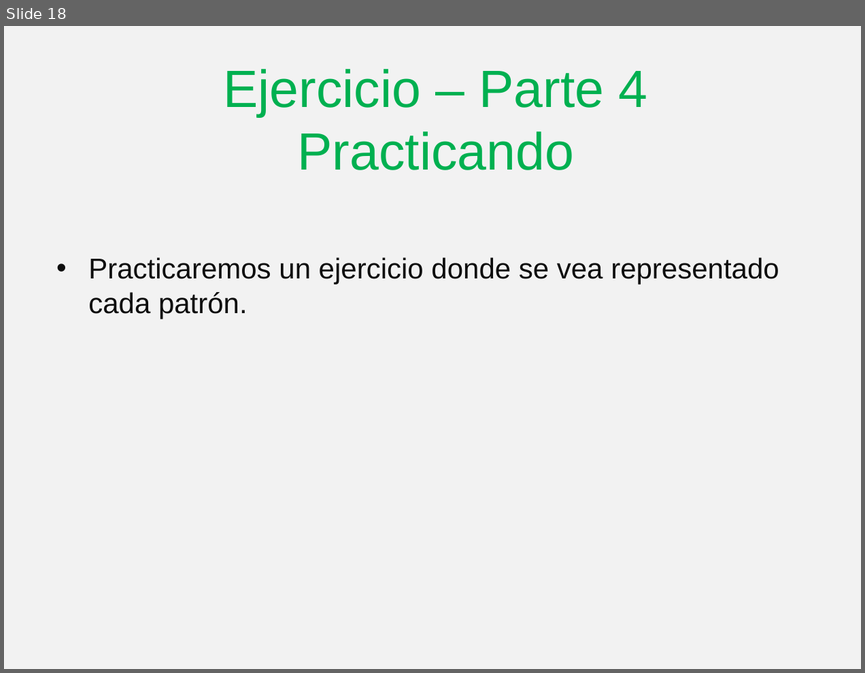
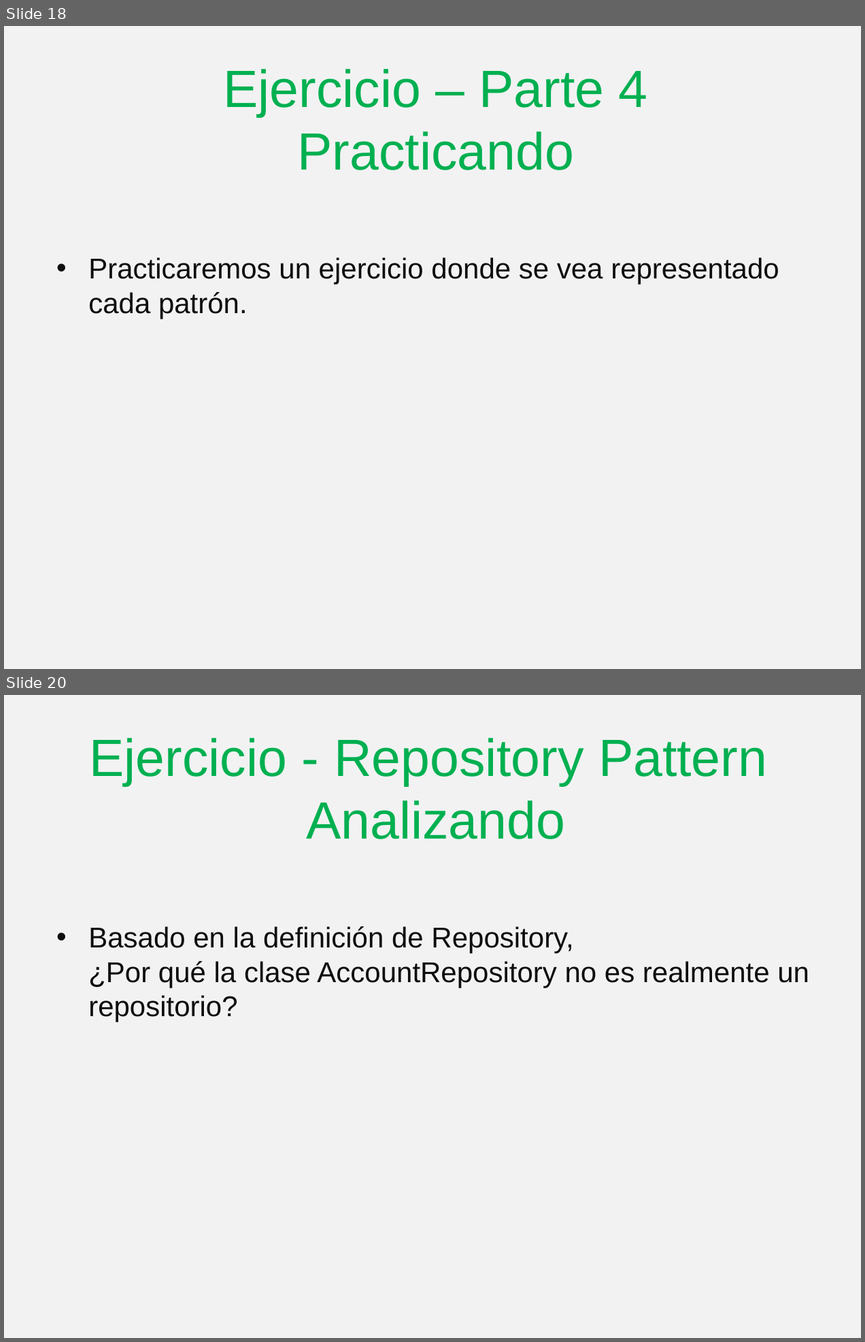
Before and after one commit to angelnunezsalazar/Design-Patterns, a slide deck: Diapositivas/Design Patterns.pptx. Shown one above the other, each under a label of ours: slide 18 before the commit, slides 18 and 20 after it; the slides between them are not shown. The pictures are 865x673 and 865x1342 pixels, drawn with LibreOffice and Linux fonts; fonts in the diff are those of the drawing. Boxes give left, top, right and bottom in pixels: in the first picture for what was removed or moved away, otherwise in the second. Text is boxed around its words. In the diff, an @@ line names an element or a change of style, - is before the commit and + after.

Commit message:
Solución UoW - Repository

```diff
--- a/Diapositivas/Design Patterns.pptx
+++ b/Diapositivas/Design Patterns.pptx
@@ slide 20 added at box(4, 695, 861, 1338), background #F2F2F2 @@
@@ text added at box(89, 738, 767, 839), 44 pt, text #00B050 @@
+Ejercicio - Repository Pattern
+Analizando
@@ text added at box(88, 926, 809, 1022), 24 pt, text #0D0D0D @@
+• Basado en la definición de Repository,
+  ¿Por qué la clase AccountRepository no es realmente un repositorio?
```
Also in this commit, not shown: 2 other slides added, 16 other files.
